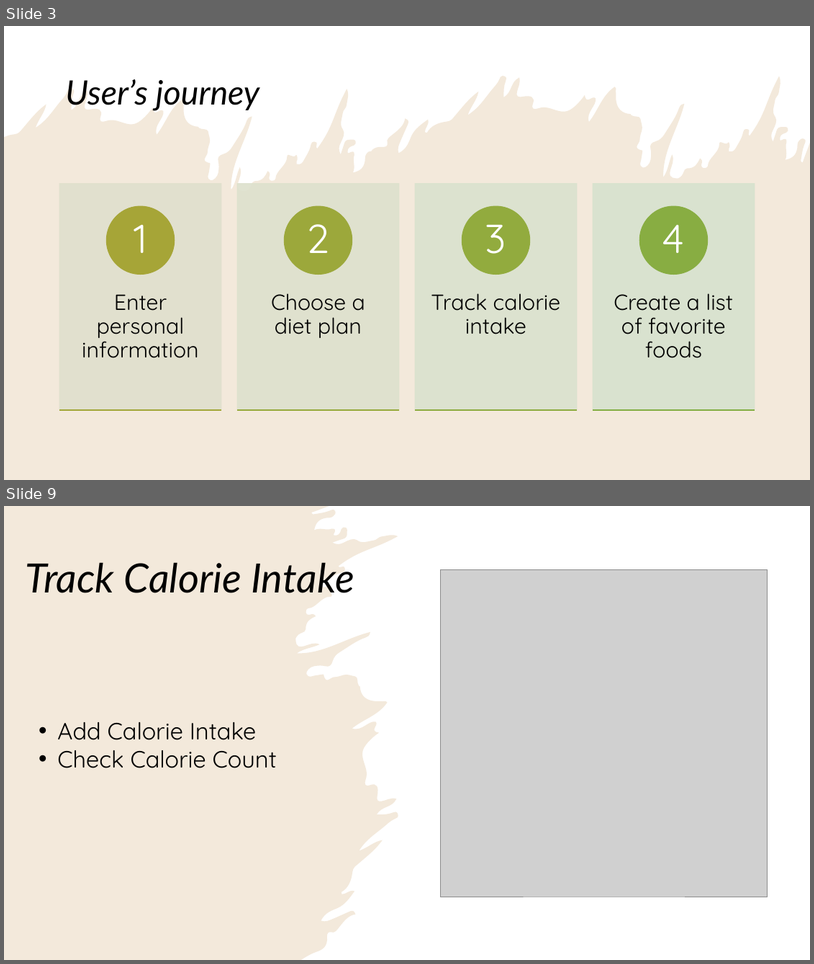
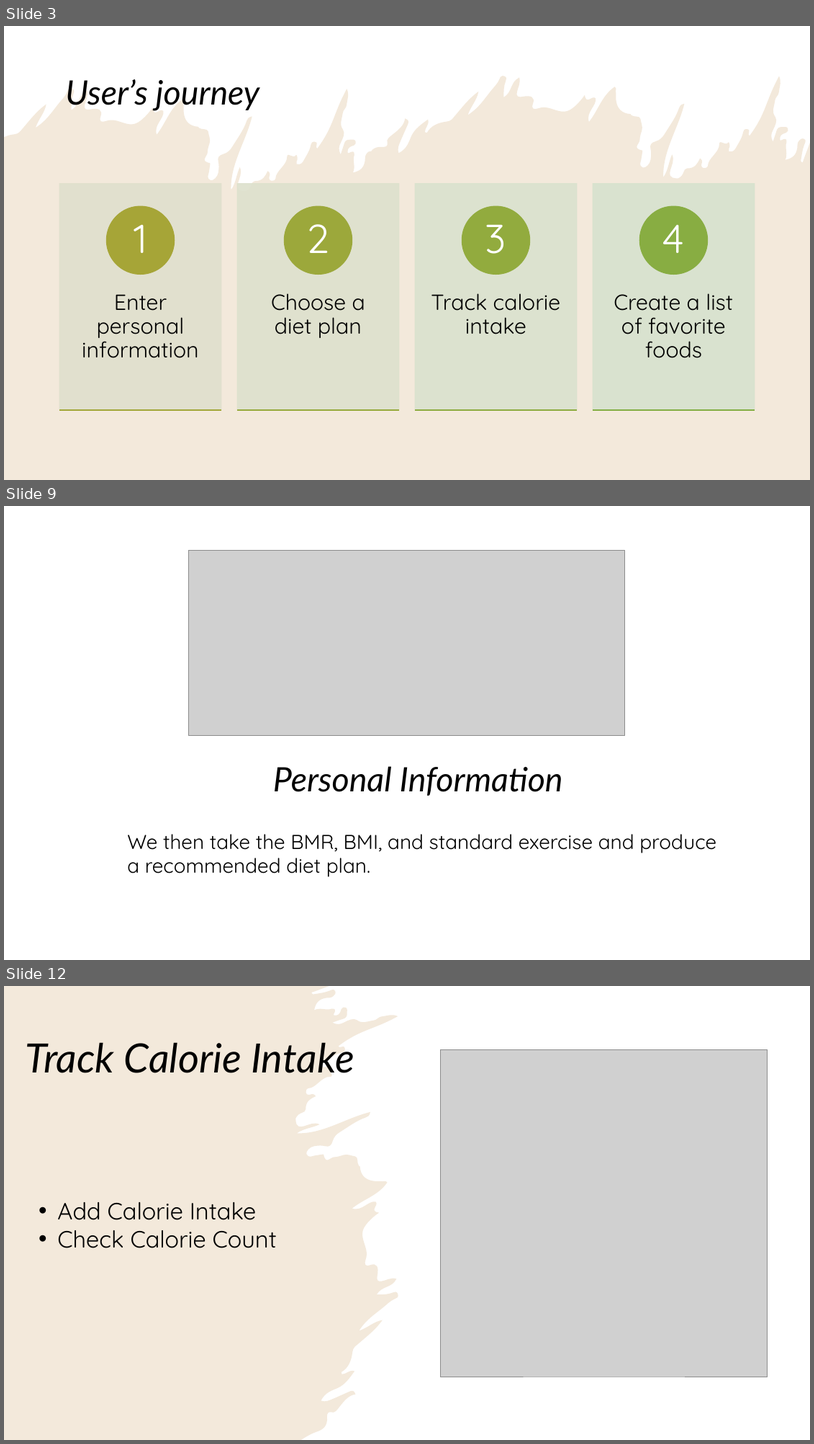
Before and after one commit to alizapeikes/DistributedSystem, a slide deck: About Calorie Counter.pptx. Shown one above the other, each under a label of ours: slides 3 and 9 before the commit, slides 3, 9 and 12 after it; the slides between them are not shown. The pictures are 814x964 and 814x1444 pixels, drawn with LibreOffice and Linux fonts; fonts in the diff are those of the drawing; grey boxes stand for pictures. Boxes give left, top, right and bottom in pixels: in the first picture for what was removed or moved away, otherwise in the second. Text is boxed around its words. In the diff, an @@ line names an element or a change of style, - is before the commit and + after.

```diff
--- a/About Calorie Counter.pptx
+++ b/About Calorie Counter.pptx
@@ slide 9 added at bbox=[4, 506, 810, 960], background #FFFFFF; not listed: 1 template element that a slide beside it also shows @@
@@ rectangle added at bbox=[4, 506, 810, 960], fill #FFFFFF @@
@@ picture added at bbox=[189, 550, 626, 735] @@
@@ title added at bbox=[273, 766, 563, 795], 40 pt, text #000000, italic @@
+Personal Information
@@ text added at bbox=[127, 834, 717, 877], 24 pt, text #000000 @@
+We then take the BMR, BMI, and standard exercise and produce a recommended diet plan.
@@ what was slide 9 is now slide 12 @@
```
Also in this commit, not shown: 4 slides changed, 3 other slides added, 1 slide removed.
